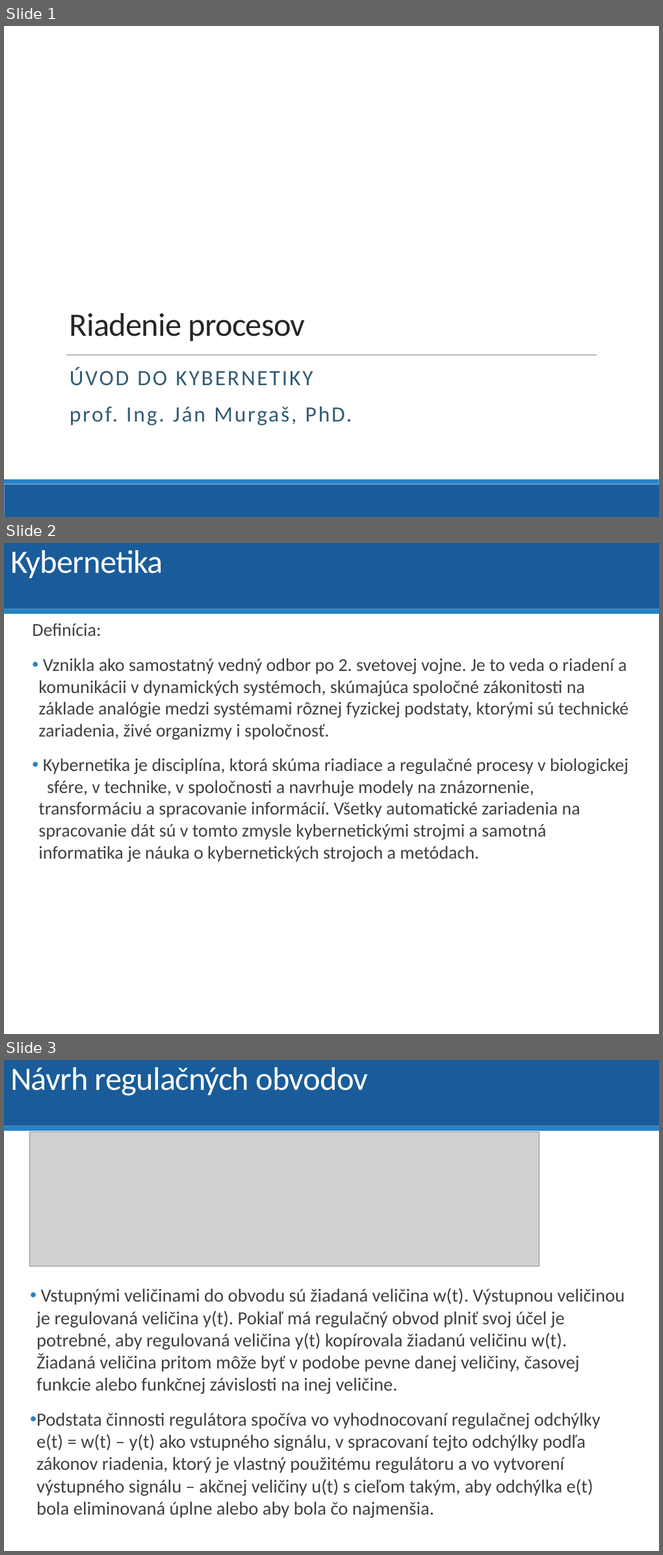
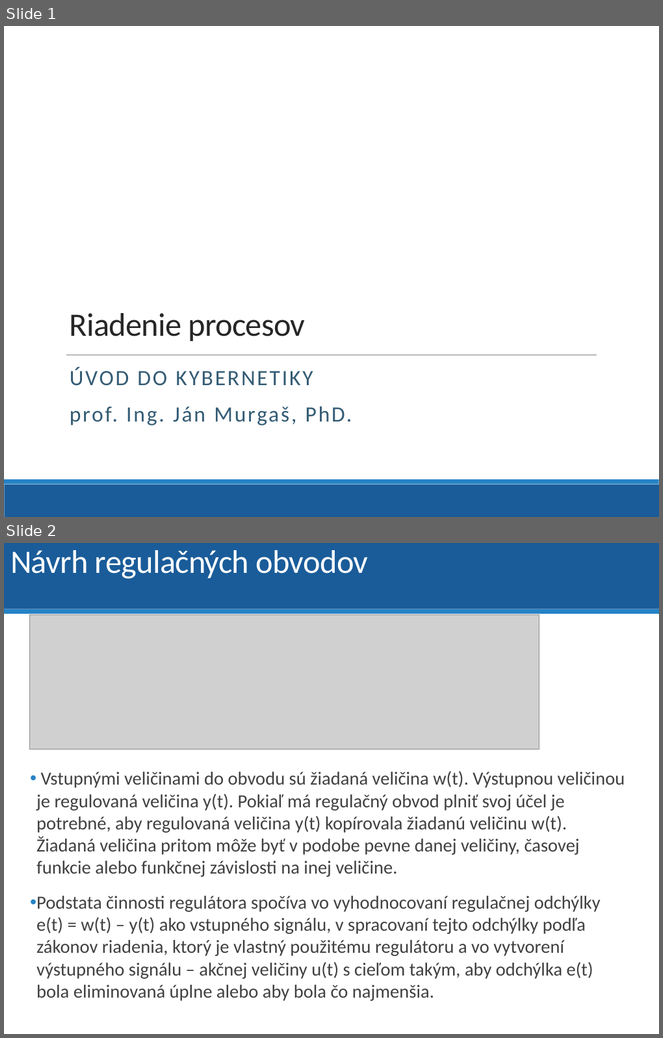
Before and after one commit to dodekm/TeamProjektKybernetika, a slide deck: Nove prednasky/P7_PID_struktura.pptx. Shown one above the other, each under a label of ours: slides 1, 2 and 3 before the commit, slides 1 and 2 after it. The pictures are 663x1555 and 663x1038 pixels, drawn with LibreOffice and Linux fonts; fonts in the diff are those of the drawing; grey boxes stand for pictures; background and template pictures are left out. Boxes give left, top, right and bottom in pixels: in the first picture for what was removed or moved away, otherwise in the second. Text is boxed around its words. In the diff, an @@ line names an element or a change of style, - is before the commit and + after.

```diff
--- a/Nove prednasky/P7_PID_struktura.pptx
+++ b/Nove prednasky/P7_PID_struktura.pptx
@@ slide 2 removed at box(4, 543, 659, 1034), background #FFFFFF; not listed: 2 template elements that a slide beside it also shows @@
@@ title removed at box(10, 550, 163, 578) @@
-Kybernetika
@@ text removed at box(32, 623, 629, 862) @@
-Definícia:
-• Vznikla ako samostatný vedný odbor po 2. svetovej vojne. Je to veda o riadení a komunikácii v dynamických systémoch, skúmajúca spoločné zákonitosti na základe analógie medzi systémami rôznej fyzickej podstaty, ktorými sú technické zariadenia, živé organizmy i spoločnosť.
-• Kybernetika je disciplína, ktorá skúma riadiace a regulačné procesy v biologickej sfére, v technike, v spoločnosti a navrhuje modely na znázornenie, transformáciu a spracovanie informácií. Všetky automatické zariadenia na spracovanie dát sú v tomto zmysle kybernetickými strojmi a samotná informatika je náuka o kybernetických strojoch a metódach.
@@ what was slide 3 is now slide 2 @@
```
Also in this commit, not shown: 1 other file.
